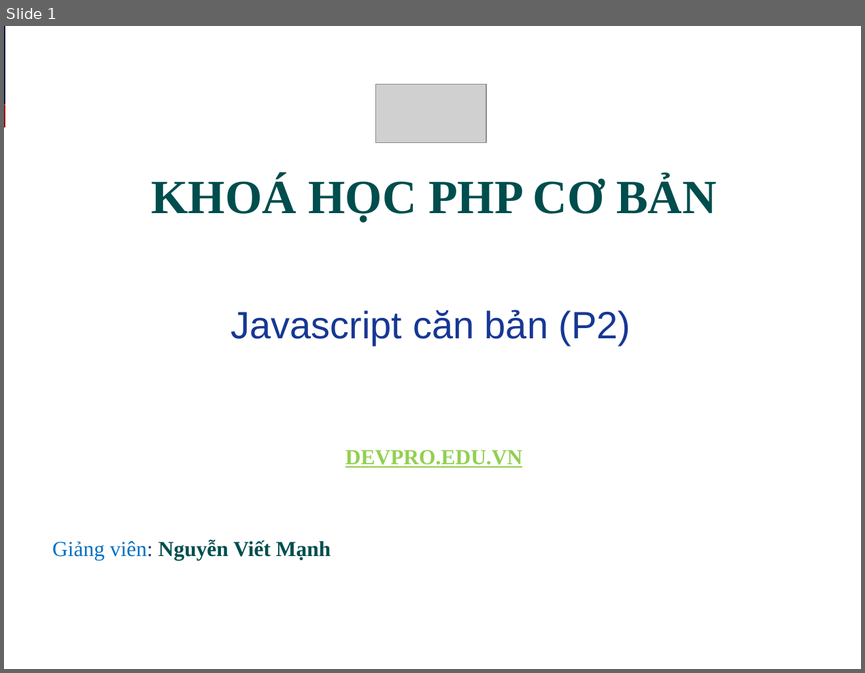
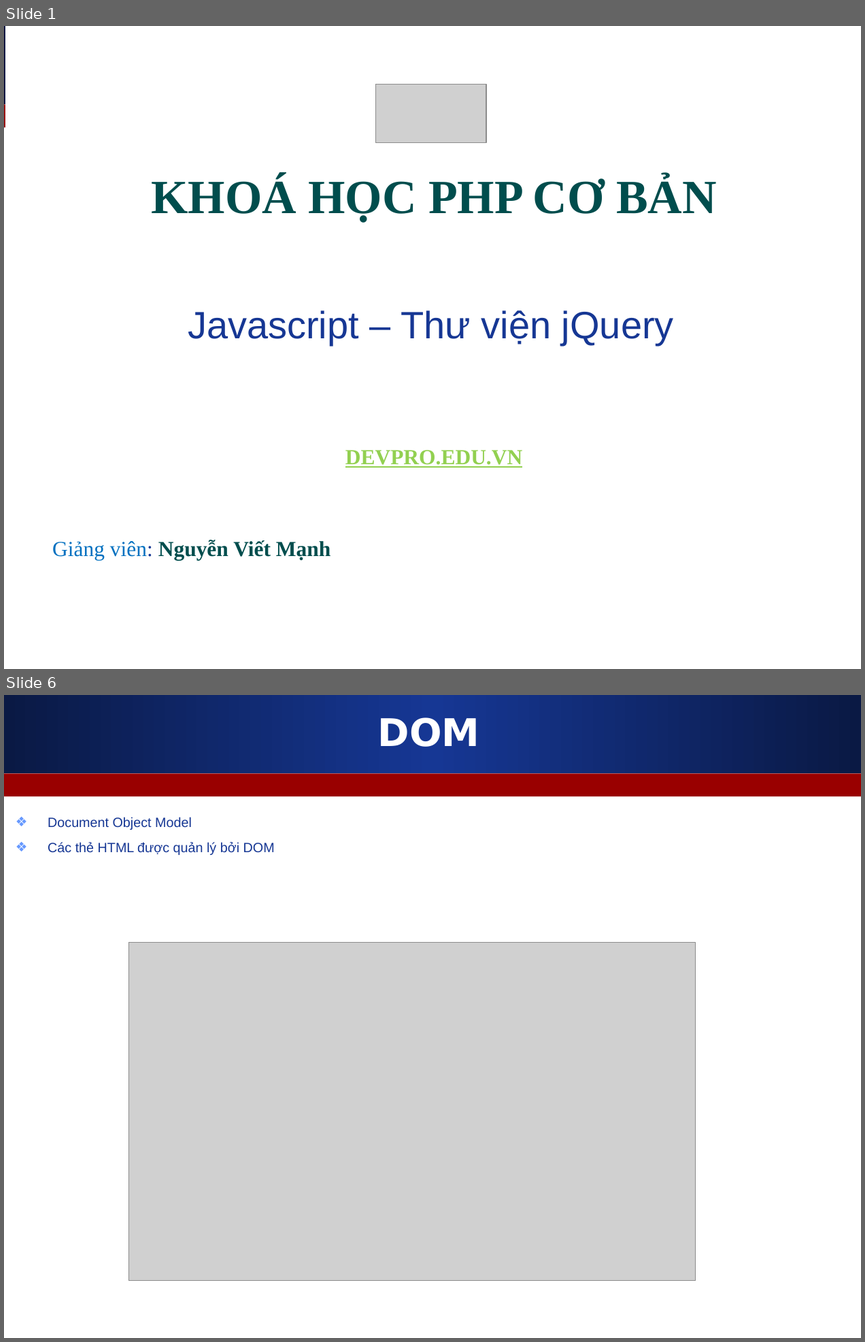
Before and after one commit to melng124/php39_devpro, a slide deck: Day8_Javascript_jQuery/Slide_bai_giang/Javascript_jQuery.ppt. Shown one above the other, each under a label of ours: slide 1 before the commit, slides 1 and 6 after it; the slides between them are not shown. The pictures are 865x673 and 865x1342 pixels, drawn with LibreOffice and Linux fonts; fonts in the diff are those of the drawing; grey boxes stand for pictures. Boxes give left, top, right and bottom in pixels: in the first picture for what was removed or moved away, otherwise in the second. Text is boxed around its words. In the diff, an @@ line names an element or a change of style, - is before the commit and + after.

```diff
--- a/Day8_Javascript_jQuery/Slide_bai_giang/Javascript_jQuery.ppt
+++ b/Day8_Javascript_jQuery/Slide_bai_giang/Javascript_jQuery.ppt
@@ slide 6 added at box(4, 695, 861, 1338), background #FFFFFF; not listed: 2 template elements that a slide beside it also shows @@
@@ title added at box(378, 717, 480, 747), 32 pt, text #FFFFFF, bold @@
+DOM
@@ text added at box(48, 817, 275, 855), 11.2 pt, text #163794 @@
+❖ Document Object Model
+❖ Các thẻ HTML được quản lý bởi DOM
@@ picture added at box(129, 942, 696, 1280) @@
@@ slide 1 changed as well @@
@@ text at box(188, 310, 674, 346): text changed @@
-Javascript căn bản (P2)
+Javascript – Thư viện jQuery
```
Also in this commit, not shown: 12 other slides added, 14 slides removed, 1 other file.
